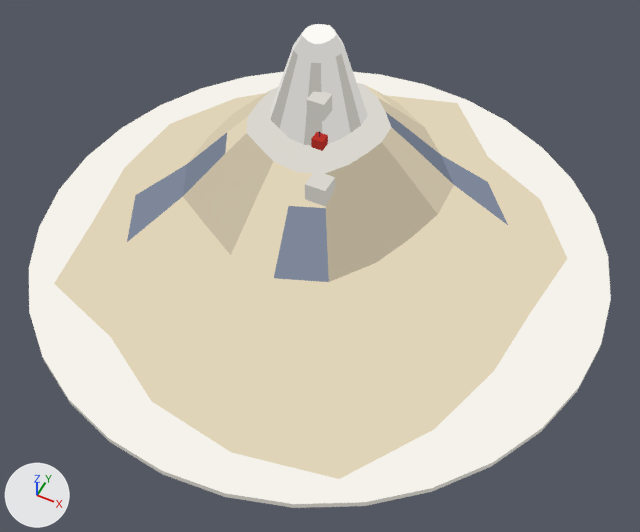
What one commit did to the glTF model plugins/postcard/skills/postcard/kit/art/3d/tenerife.glb.
One viewpoint serves both versions: a camera (50 mm lens) standing at (35.5, -70.9, 84.7) and looking at (4.5, -8.9, 7.2). The lights are fixed; the arrows at lower left show +X, +Y and +Z. The first picture is the older version. Vertices at exactly the same position are counted once.

The first picture shows 'model'.
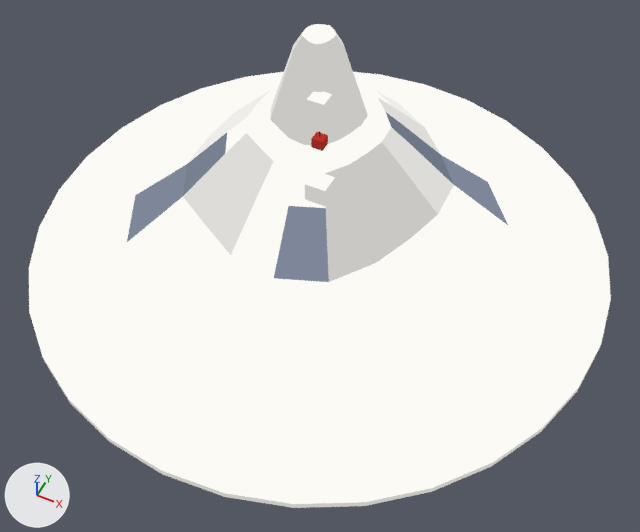
Where the change shows, as pixel boxes (x1, y1, x2, y2) in the pictures (640 x 532 px):
'model', recoloured, surface changed (beige to white): (29, 49, 601, 508) in both
part 1 of me_mesh_0, recoloured (beige to white): (54, 85, 567, 479) in both
part 2 of me_mesh_0, edited (looks the same): (127, 155, 508, 282) in both
part 3 of me_mesh_0, recoloured (beige to white): (183, 98, 454, 255) in both
part 4 of me_mesh_0, recoloured: (187, 90, 424, 164) in both
part 5 of me_mesh_0, recoloured (beige to grey): (325, 142, 438, 282) in both
part 6 of me_mesh_0, recoloured: (246, 83, 391, 191) in both
part 7 of me_mesh_0, edited (looks the same): (279, 35, 368, 145) in both

The change, as a diff of the scene's bpy script:
```diff
--- a/plugins/postcard/skills/postcard/kit/art/3d/tenerife.glb.py
+++ b/plugins/postcard/skills/postcard/kit/art/3d/tenerife.glb.py
@@ mat_material_0 @@
 n0 = _N.new('ShaderNodeEmission'); n0.name = 'Emission'
-n0.inputs[0].default_value = (0.42, 0.409, 0.377, 1.0)  # 'Color', grey #adaba5
+n0.inputs[0].default_value = (0.582, 0.577, 0.552, 1.0)  # 'Color', light grey #c9c8c4
 n1 = _N.new('ShaderNodeLightPath'); n1.name = 'Light Path'
@@ mat_material_3 @@
 n0 = _N.new('ShaderNodeEmission'); n0.name = 'Emission'
-n0.inputs[0].default_value = (0.748, 0.656, 0.477, 1.0)  # 'Color', beige #e0d4b8
+n0.inputs[0].default_value = (0.205, 0.243, 0.319, 1.0)  # 'Color', greyish blue #7d8799
 n1 = _N.new('ShaderNodeLightPath'); n1.name = 'Light Path'
@@ mat_material_4 @@
 n0 = _N.new('ShaderNodeEmission'); n0.name = 'Emission'
-n0.inputs[0].default_value = (0.205, 0.243, 0.319, 1.0)  # 'Color', greyish blue #7d8799
+n0.inputs[0].default_value = (0.156, 0.184, 0.241, 1.0)  # 'Color', greyish blue #6e7787
 n1 = _N.new('ShaderNodeLightPath'); n1.name = 'Light Path'
@@ mat_material_5 @@
 n0 = _N.new('ShaderNodeEmission'); n0.name = 'Emission'
-n0.inputs[0].default_value = (0.561, 0.493, 0.359, 1.0)  # 'Color', beige #c5baa2
+n0.inputs[0].default_value = (0.858, 0.85, 0.813, 1.0)  # 'Color', white #eeede9
 n1 = _N.new('ShaderNodeLightPath'); n1.name = 'Light Path'
@@ mat_material_7 @@
 n0 = _N.new('ShaderNodeEmission'); n0.name = 'Emission'
-n0.inputs[0].default_value = (0.667, 0.585, 0.426, 1.0)  # 'Color', beige #d5c9af
+n0.inputs[0].default_value = (0.00871, 0.0157, 0.044, 1.0)  # 'Color', dark blue #17223b
 n1 = _N.new('ShaderNodeLightPath'); n1.name = 'Light Path'
@@ mat_material_8 @@
 n0 = _N.new('ShaderNodeEmission'); n0.name = 'Emission'
-n0.inputs[0].default_value = (0.183, 0.217, 0.285, 1.0)  # 'Color', greyish blue #778091
+n0.inputs[0].default_value = (0.0101, 0.0185, 0.053, 1.0)  # 'Color', dark blue #1a2541
 n1 = _N.new('ShaderNodeLightPath'); n1.name = 'Light Path'
@@ mat_material_9 @@
 n0 = _N.new('ShaderNodeEmission'); n0.name = 'Emission'
-n0.inputs[0].default_value = (0.454, 0.398, 0.291, 1.0)  # 'Color', beige #b4a993
+n0.inputs[0].default_value = (0.0123, 0.0232, 0.0684, 1.0)  # 'Color', dark blue #1d2a4a
 n1 = _N.new('ShaderNodeLightPath'); n1.name = 'Light Path'
@@ mat_material_10 @@
 n0 = _N.new('ShaderNodeEmission'); n0.name = 'Emission'
-n0.inputs[0].default_value = (0.692, 0.674, 0.621, 1.0)  # 'Color', light grey #d9d6cf
+n0.inputs[0].default_value = (0.293, 0.0212, 0.0157, 1.0)  # 'Color', red #932822
 n1 = _N.new('ShaderNodeLightPath'); n1.name = 'Light Path'
@@ mat_material_11 @@
 n0 = _N.new('ShaderNodeEmission'); n0.name = 'Emission'
-n0.inputs[0].default_value = (0.582, 0.577, 0.552, 1.0)  # 'Color', light grey #c9c8c4
+n0.inputs[0].default_value = (0.361, 0.0252, 0.0185, 1.0)  # 'Color', red #a22c25
 n1 = _N.new('ShaderNodeLightPath'); n1.name = 'Light Path'
@@ mat_material_12 @@
 n0 = _N.new('ShaderNodeEmission'); n0.name = 'Emission'
-n0.inputs[0].default_value = (0.722, 0.715, 0.684, 1.0)  # 'Color', light grey #dddcd8
+n0.inputs[0].default_value = (0.48, 0.0319, 0.0232, 1.0)  # 'Color', red #b8322a
 n1 = _N.new('ShaderNodeLightPath'); n1.name = 'Light Path'
@@ me_mesh_0 @@
 me_mesh_0.from_pydata(...)  # 328 vertices, 594 faces, 155 loose edges; spans x -37.0..37.0, y -37.0..37.0, z 0.0..32.1
+# me_mesh_0 part 1: 86 faces spanning x -30.3..29.7, y -32.2..34.2, z 1.5..20.5 switch from mat_material_3 to mat_material_2
+# me_mesh_0 part 2: 10 faces spanning x -22.1..22.0, y -17.0..14.3, z 6.5..20.5 switch from mat_material_4 to mat_material_3
+# me_mesh_0 part 3: 16 faces spanning x -12.6..15.2, y -16.1..13.8, z 12.5..20.5 switch from mat_material_5 to mat_material_1
+# me_mesh_0 part 4: 14 faces spanning x -15.5..8.0, y -5.5..17.0, z 12.5..20.5 switch from mat_material_7 to mat_material_5
+# me_mesh_0 part 5: 28 faces spanning x -30.3..29.7, y -32.2..34.2, z 1.5..20.5 switch from mat_material_9 to mat_material_0
+# me_mesh_0 part 6: 76 faces spanning x -7.9..7.8, y -10.1..8.6, z 20.5..27.6 switch from mat_material_10 to mat_material_2
+# me_mesh_0 part 7: 28 faces spanning x -2.6..5.2, y -5.8..3.3, z 21.9..32.1 switch from mat_material_11 to mat_material_0
 me_mesh_0.materials.append(mat_material_6)
@@ me_mesh_0 @@
 me_mesh_0.materials.append(mat_material_12)
-me_mesh_0.materials.append(mat_material_13)
-me_mesh_0.materials.append(mat_material_14)
-me_mesh_0.materials.append(mat_material_15)
-me_mesh_0.materials.append(mat_material_16)
-me_mesh_0.materials.append(mat_material_17)
-me_mesh_0.materials.append(mat_material_18)
-me_mesh_0.materials.append(mat_material_19)
-me_mesh_0.materials.append(mat_material_20)
-me_mesh_0.materials.append(mat_material_21)
```
